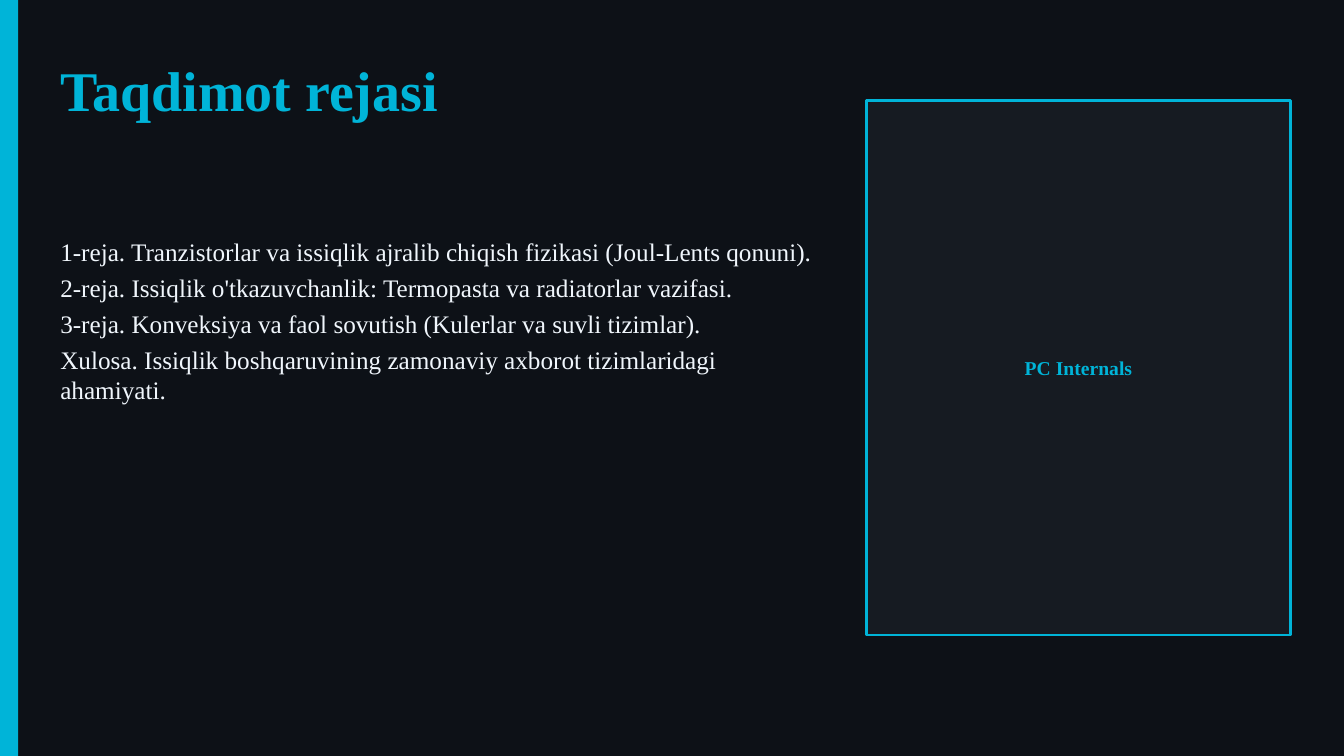
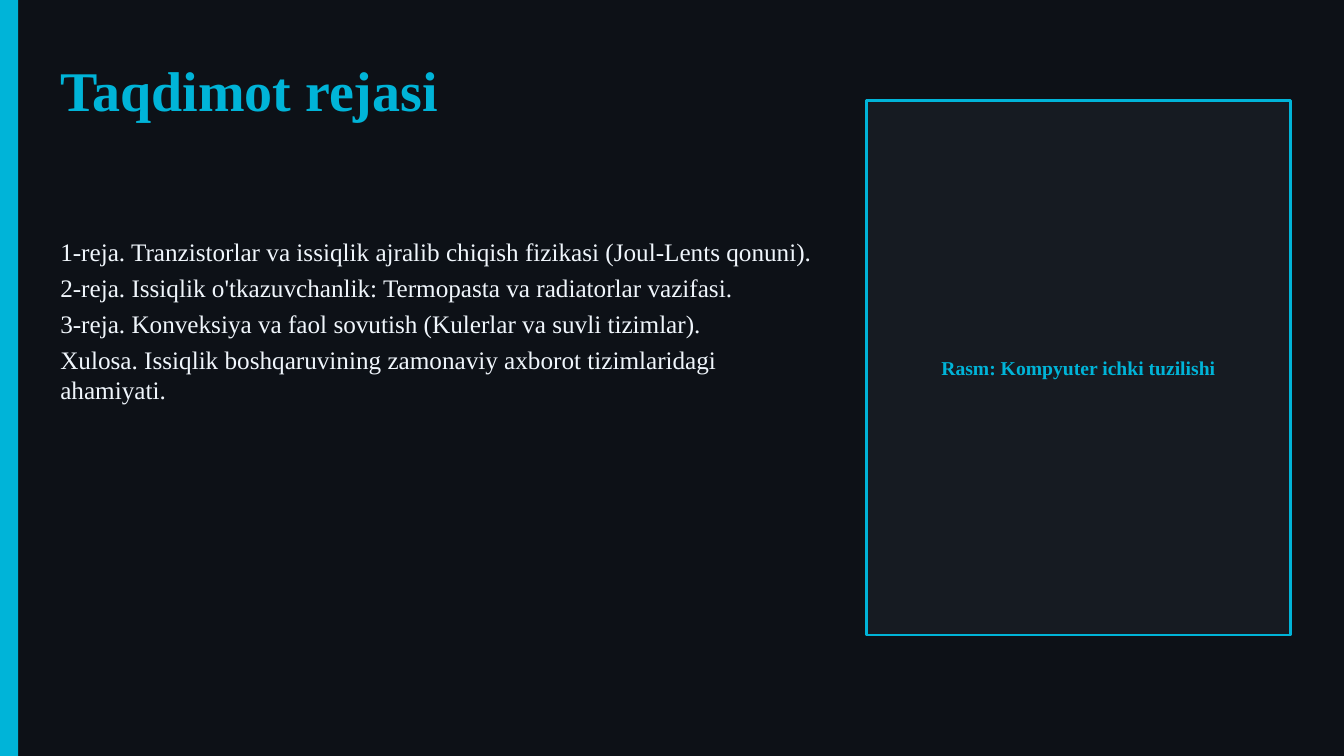
Before and after one commit to dasturland/kerak_taqdimot, a slide deck: slide 2 of taqdimot.pptx. Drawn at 1344x756 pixels with LibreOffice and Linux fonts; fonts in the diff are those of the drawing. Boxes give left, top, right and bottom in pixels: in the first picture for what was removed or moved away, otherwise in the second. Text is boxed around its words. In the diff, an @@ line names an element or a change of style, - is before the commit and + after.

```diff
--- a/taqdimot.pptx
+++ b/taqdimot.pptx
@@ text in rectangle at [941, 361, 1215, 379]: text changed @@
-PC Internals
+Rasm: Kompyuter ichki tuzilishi
```
Also in this commit, not shown: 9 other slides changed, 3 other files.
